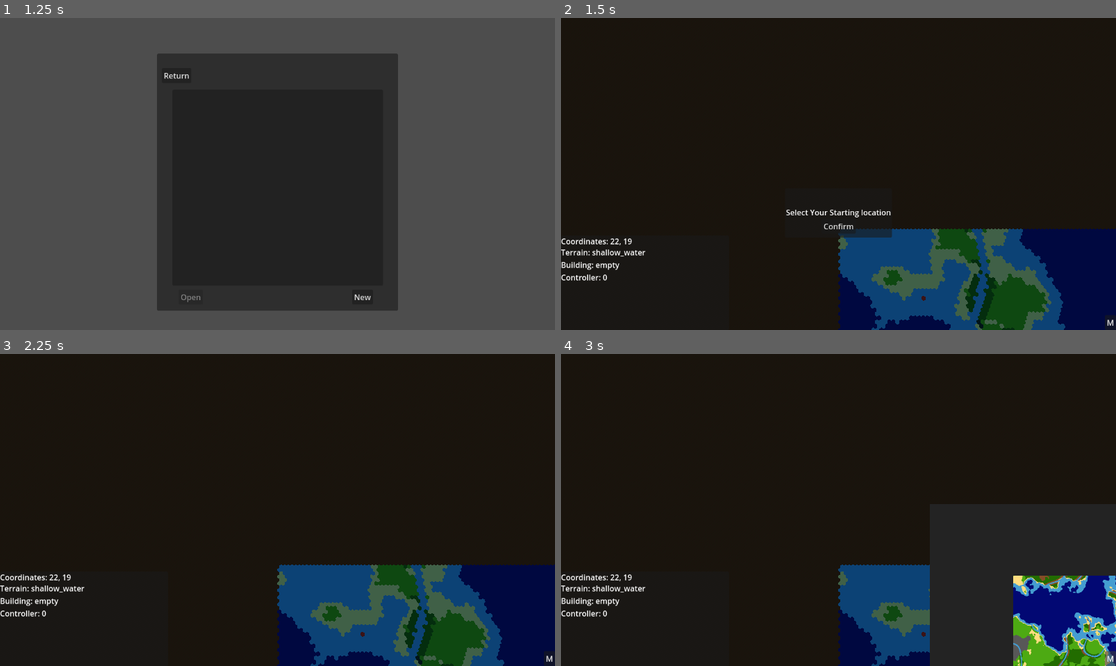
Above: before the commit, frames 1-4 (two rows, left to right).
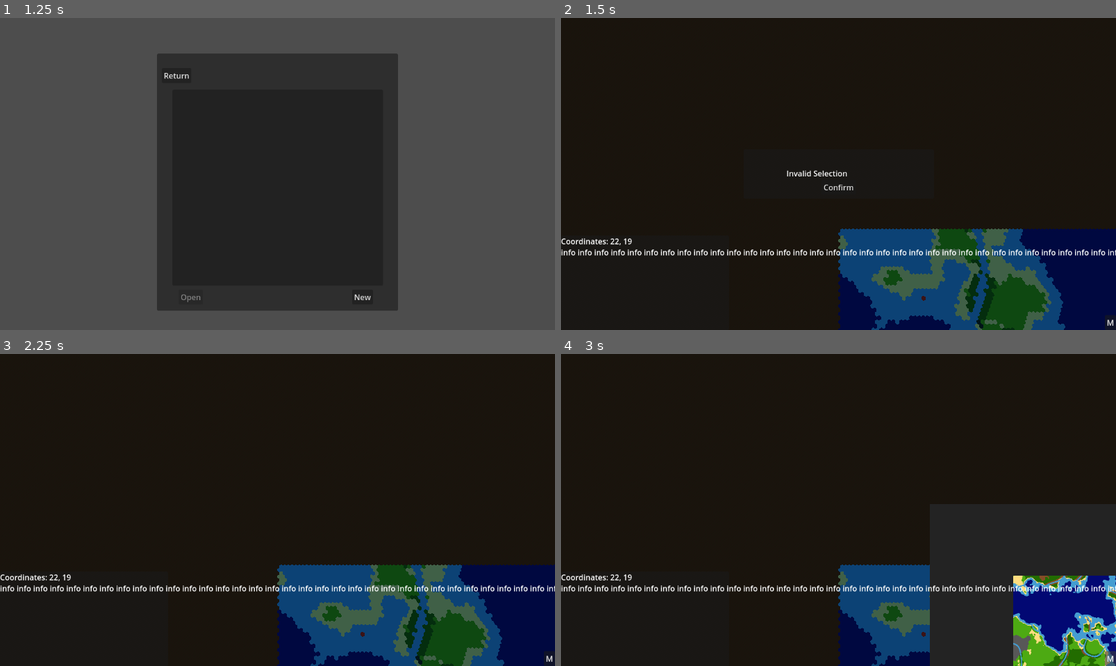
Above: after the commit, the same moments.

Repository: Bonono63/Grand-Strategy-Prototype-II
Game: Godot game, scene res://Menus/main_menu.tscn
Same seed, same stepped clock (60 frames per second), same inputs: the game is played once before the commit and once after it.
Inputs:
- Up to frame 1 (1.25 s): click "Singleplayer" at 0.5 s
- Up to frame 2 (1.5 s): click "New" at 1.25 s
- Up to frame 3 (2.25 s): click "Confirm" at 2 s
- Up to frame 4 (3 s): click "M" at 2.75 s

Frame 1 is identical in both runs. In frame 2, 2.0% of the frame differs, in the area x 0-100%, y 48-85%; in frame 3, 1.3%; in frame 4, 1.3%.
Error after the commit: Invalid access to property or key 'type' on a base object of type 'Array'. (res://World/World.gd:554)

Commit message:
Fortnite

Diff:
--- a/UI/starting_city_prompt.gd
+++ b/UI/starting_city_prompt.gd
@@ -4,29 +4,21 @@
 
 var selected_tile : Vector2
 
-var cooldown = 0
-const cooldown_reset = 300
-
 func _ready():
-	get_parent().get_parent().connect("tile_selection_changed", Callable(self, "tile_selected"))
+	$Label.text = "Select Your Starting location "
+	get_parent().get_parent().connect("tile_selected", Callable(self, "on_tile_select"))
 	confirm_button.connect("button_down", Callable(self, "confirmed"))
 
-func tile_selected(_position):
-	if Map.tile_map[_position.x][_position.y].terrain_type != Map.terrain_types.ocean and Map.tile_map[_position.x][_position.y].terrain_type != Map.terrain_types.swamp and Map.tile_map[_position.x][_position.y].terrain_type != Map.terrain_types.shallow_water:
-		selected_tile = _position
+func on_tile_select(_pos):
+	if Map.tile_map[_pos.x][_pos.y].terrain_type != Map.terrain_types.ocean and Map.tile_map[_pos.x][_pos.y].terrain_type != Map.terrain_types.swamp and Map.tile_map[_pos.x][_pos.y].terrain_type != Map.terrain_types.shallow_water:
+		selected_tile = _pos
+		$Label.text = str("Select Your Starting location ", selected_tile)
 	else:
 		invalid_selection()
 
+
 func invalid_selection():
 	$Label.text = "Invalid Selection"
-	cooldown = cooldown_reset
-
-func _process(_delta):
-	if cooldown != 0:
-		cooldown -= 1
-	if cooldown == 0:
-		$Label.text = "Select Your Starting location"
-
 
 func confirmed():
 	Queue.add_command(Queue.types.construct_building, [selected_tile.x, selected_tile.y, Map.building_types.city_center])
--- a/UI/starting_city_prompt.tscn
+++ b/UI/starting_city_prompt.tscn
@@ -8,10 +8,10 @@
 anchor_top = 0.5
 anchor_right = 0.5
 anchor_bottom = 0.5
-offset_left = -111.0
-offset_top = 30.0
-offset_right = 111.0
-offset_bottom = 132.0
+offset_left = -197.5
+offset_top = -51.0
+offset_right = 197.5
+offset_bottom = 51.0
 grow_horizontal = 2
 grow_vertical = 2
 script = ExtResource("1_3fojj")
--- a/World/Map.gd
+++ b/World/Map.gd
@@ -1,7 +1,9 @@
 extends Node
 
 signal map_loaded
-signal tile_map_change
+signal terrain_map_change
+signal building_map_change
+signal territory_map_change
 
 var length
 var width
@@ -41,20 +43,20 @@
 func set_terrain(x : int, y : int, value : int):
 	if x <= length && y <= width:
 		tile_map[x][y].tile_type = value
-		emit_signal("tile_map_change", Vector2i(x,y))
+		emit_signal("terrain_map_change", Vector2i(x,y))
 	else:
 		print("terrain arguments where out of range")
 
 func add_building(x : int, y : int, value : int):
 	if x <= length && y <= width:
 		tile_map[x][y].building.type = value
-		emit_signal("tile_map_change", Vector2i(x,y))
+		emit_signal("building_map_change", Vector2i(x,y))
 	else:
 		print("building arguments where out of range")
 
 func add_territory(x : int, y : int, country_value : int):
 	if x <= length && y <= width:
 		tile_map[x][y].controller = country_value
-		emit_signal("tile_map_change", Vector2i(x,y))
+		emit_signal("territory_map_change", Vector2i(x,y))
 	else:
 		print("territory arguments where out of range")
--- a/World/World.gd
+++ b/World/World.gd
@@ -96,13 +96,23 @@
 	generate_terrain_map()
 	world_collision_setup()
 
-	Map.connect("tile_map_change", Callable(self, "on_tile_map_update"))
+	Map.connect("terrain_map_change", Callable(self, "on_terrain_map_update"))
+	Map.connect("building_map_change", Callable(self, "on_building_map_update"))
+	Map.connect("territory_map_change", Callable(self, "on_territory_map_update"))
 
 	connect("tile_selected", Callable(self, "inspector_update"))
 	pick_starting_city_prompt()
 
-func on_tile_map_update(coordinates : Vector2i):
+func on_terrain_map_update(coordinates : Vector2i):
 	set_color(coordinates, get_tile_color(coordinates))
+
+func on_building_map_update(coordinates : Vector2i):
+
+	pass
+
+func on_territory_map_update(coordinates : Vector2i):
+
+	pass
 
 #func on_generate_map_texture():
 	#terrain_renderer.texture = terrain_texture
@@ -427,7 +437,7 @@
 
 func world_collision_setup():
 	var collision_shape : Vector3 = Vector3(Map.length*HEXAGON_WIDTH+HEXAGON_WIDTH/2, 0, (Map.width*0.75)+0.25)
-	var collision_position : Vector3 = Vector3((collision_shape.x/2), 0.001, (collision_shape.z/2))
+	var collision_position : Vector3 = Vector3((collision_shape.x/2), 0, (collision_shape.z/2))
 
 	$"Map Input Events/MeshInstance3D".position = collision_position
 	$"Map Input Events/CollisionShape3D".position = collision_position
--- a/World/tile.gd
+++ b/World/tile.gd
@@ -2,9 +2,13 @@
 extends Node
 
 var terrain_type : int
-var building : Building = Building.new()
+var building : Array
 var controller : int
+
+func _ready():
+
+	pass
 
 class Building:
 	var type : int
-	var data : Array
+	var data
--- a/World/tile.tscn
+++ /dev/null
@@ -1,16 +0,0 @@
-[gd_scene load_steps=4 format=3 uid="uid://dsy3gjcf7m0i3"]
-
-[ext_resource type="ArrayMesh" uid="uid://bp2sovy48l622" path="res://World/hexagon.obj" id="1_vbsda"]
-[ext_resource type="Script" path="res://World/tile_instance.gd" id="2_jrgu0"]
-
-[sub_resource type="ConcavePolygonShape3D" id="ConcavePolygonShape3D_ho3r6"]
-data = PackedVector3Array(-0.5, 0, -0.866, 0.5, 0, -0.866, -1, 0, 0, -1, 0, 0, 0.5, 0, -0.866, -0.5, 0, 0.866, -0.5, 0, 0.866, 0.5, 0, -0.866, 0.5, 0, 0.866, 0.5, 0, 0.866, 0.5, 0, -0.866, 1, 0, 0)
-
-[node name="Hex" type="MeshInstance3D"]
-mesh = ExtResource("1_vbsda")
-script = ExtResource("2_jrgu0")
-
-[node name="Area3D" type="Area3D" parent="."]
-
-[node name="CollisionShape3D" type="CollisionShape3D" parent="Area3D"]
-shape = SubResource("ConcavePolygonShape3D_ho3r6")
